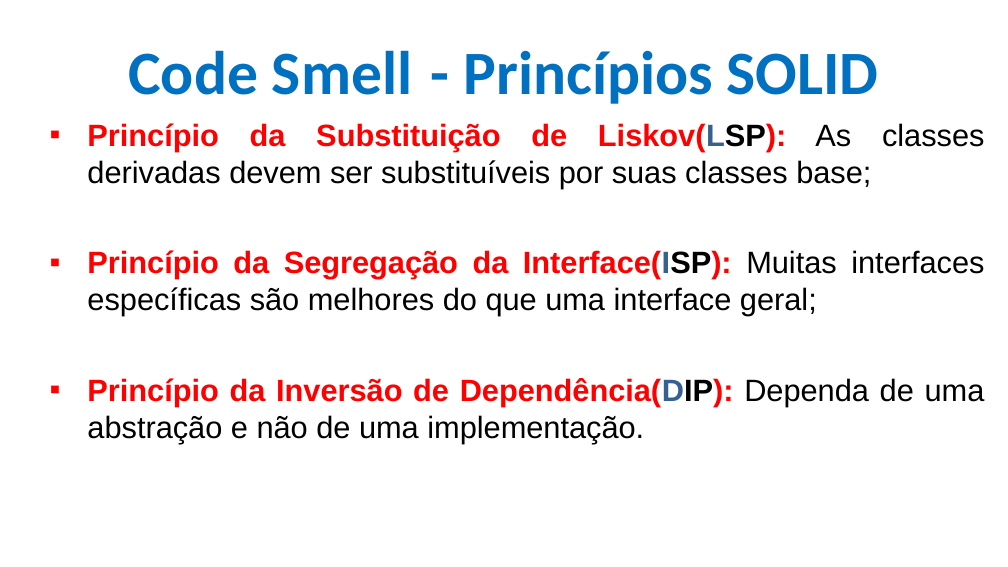
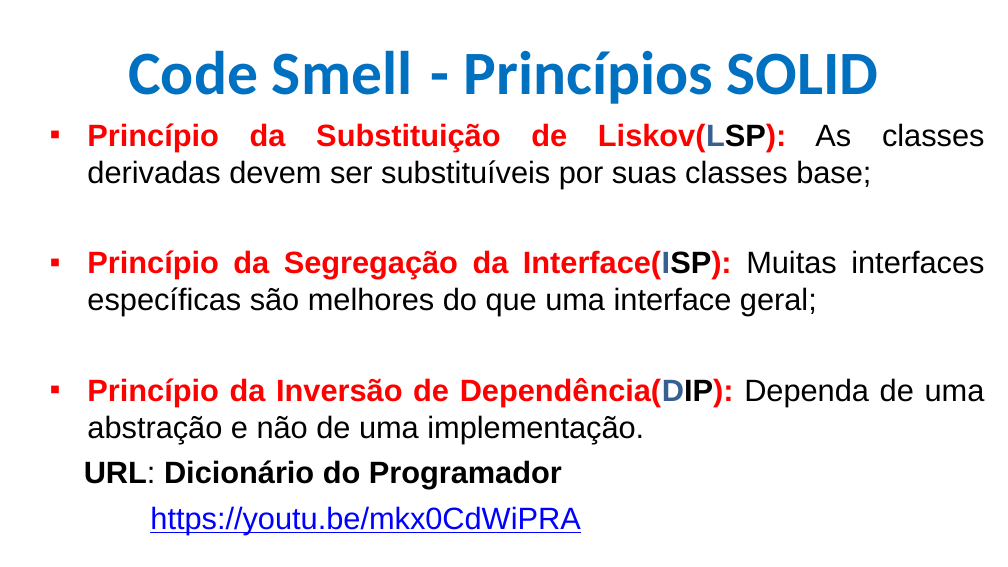
Before and after one commit to CloudEducationBrazil/WydenEngenhariaDeSoftware, a slide deck: slide 36 of 01 Classes/Aulas 05 e 06 Refatoração e Code-Smell.pptx. Drawn at 1008x567 pixels with LibreOffice and Linux fonts; fonts in the diff are those of the drawing; background and template pictures are left out. Boxes give left, top, right and bottom in pixels: in the first picture for what was removed or moved away, otherwise in the second. Text is boxed around its words. In the diff, an @@ line names an element or a change of style, - is before the commit and + after.

Commit message:
Eng Software ajustes 19/09/2024 2024.2

```diff
--- a/01 Classes/Aulas 05 e 06 Refatoração e Code-Smell.pptx
+++ b/01 Classes/Aulas 05 e 06 Refatoração e Code-Smell.pptx
@@ text at <box>84,460,580,534</box>: paragraphs added @@
+URL: Dicionário do Programador
+https://youtu.be/mkx0CdWiPRA
```
